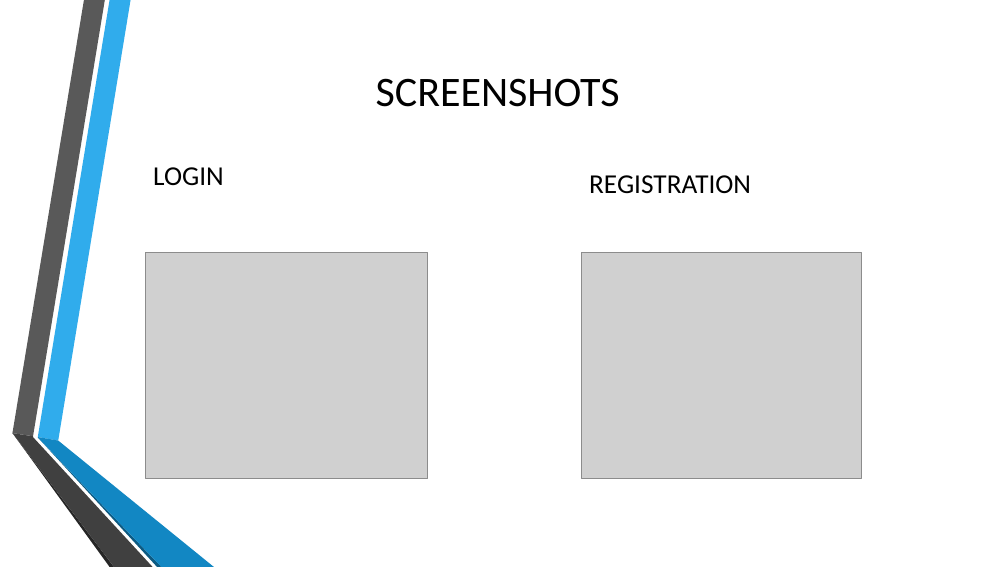
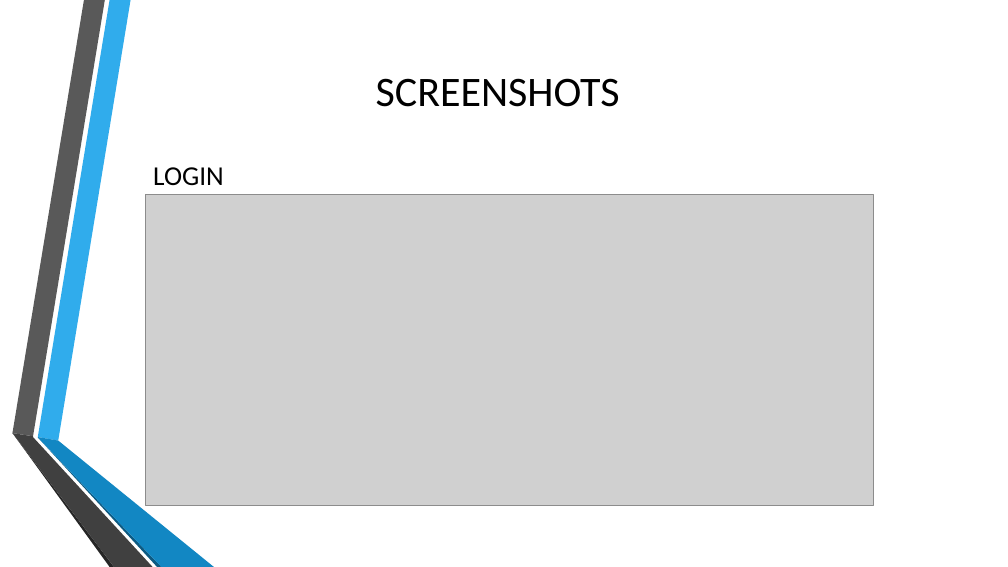
Before and after one commit to keerthanaselvi1998/EAIRTECKET_PPT, a slide deck: slide 10 of AIR TICKET RESERVATION SYSTEM.pptx (slide 7 before the commit). Drawn at 1008x567 pixels with LibreOffice and Linux fonts; fonts in the diff are those of the drawing; grey boxes stand for pictures; background and template pictures are left out. Boxes give left, top, right and bottom in pixels: in the first picture for what was removed or moved away, otherwise in the second. Text is boxed around its words. In the diff, an @@ line names an element or a change of style, - is before the commit and + after.

```diff
--- a/AIR TICKET RESERVATION SYSTEM.pptx
+++ b/AIR TICKET RESERVATION SYSTEM.pptx
@@ text removed at <box>589,175,751,193</box> @@
-REGISTRATION
@@ picture: place and size @@
-picture at <box>146,253,428,479</box>
+picture at <box>146,195,874,506</box>
@@ picture removed at <box>582,253,861,479</box> @@
```
Also in this commit, not shown: 3 other slides changed, 4 slides added.
